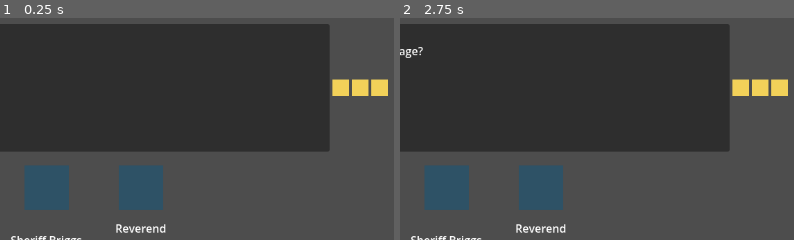
Above: before the commit, frames 1-2 (left to right).
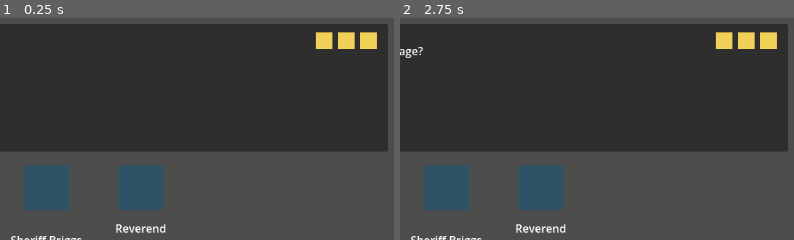
Above: after the commit, the same moments.

Repository: bjorvack/GameDev.tv---Game-Jam-2026-Last-Call
Game: Godot game, scene res://scenes/switchboard.tscn
Same seed, same stepped clock (60 frames per second), same inputs: the game is played once before the commit and once after it. The engine's default icon, where the game draws it, is replaced by a stand-in: a white triangle on a blue panel in a dark square.
Inputs (mouse positions are % of the whole screen's width and height, from its top left):
- Up to frame 1 (0.25 s): no input
- Up to frame 2 (2.75 s): tap Enter at 0.5, 2 s; move the mouse to (72, 44) at 0.52 s; click (72, 44) at 0.67 s; tap Space at 1.25 s; drag from (30, 54) to (45, 70) at 1.27 s; move the mouse to (60, 27) at 2.02 s; click (60, 27) at 2.17 s
The pictures show only the part of the screen within x 50-100%, y 0-50%; the shares and areas given below are measured in that part.

The runs differ from the first frame. In frame 1, 8.7% of the frame differs, in the area x 80-99%, y 2-60%; in frame 2, 8.7%.

Commit message:
Pin patience lights to a fixed top-right position
Moved the Patience HBoxContainer out of TopRow and anchored it directly
to the HUD CanvasLayer's top-right corner so the lights no longer shift
horizontally when the CallerCard hides between calls.

Diff:
--- a/scenes/switchboard.tscn
+++ b/scenes/switchboard.tscn
@@ -23,7 +23,7 @@
 calls = Array[Resource]([ExtResource("7_call01"), ExtResource("8_call02"), ExtResource("9_call03"), ExtResource("10_call04"), ExtResource("11_call05"), ExtResource("12_call06"), ExtResource("13_call07"), ExtResource("14_call08"), ExtResource("15_call09"), ExtResource("16_call10")])
 caller_card = NodePath("HUD/TopBar/TopRow/CallerCard")
 post_box = NodePath("HUD/BottomBar/PostConnectBox")
-patience_container = NodePath("HUD/TopBar/TopRow/Patience")
+patience_container = NodePath("HUD/Patience")
 call_timer = NodePath("HUD/BottomBar/CallTimer")
 
 [node name="Cable" parent="." unique_id=184587881 instance=ExtResource("2_tflt8")]
@@ -111,18 +111,24 @@
 layout_mode = 2
 size_flags_horizontal = 3
 
-[node name="Patience" type="HBoxContainer" parent="HUD/TopBar/TopRow" unique_id=333999525]
-layout_mode = 2
-size_flags_horizontal = 8
-size_flags_vertical = 4
+[node name="Patience" type="HBoxContainer" parent="HUD" unique_id=333999525]
+anchors_preset = 1
+anchor_left = 1.0
+anchor_right = 1.0
+offset_left = -120.0
+offset_top = 24.0
+offset_right = -24.0
+offset_bottom = 56.0
+grow_horizontal = 0
+theme_override_constants/separation = 8
 
-[node name="PatienceLight" parent="HUD/TopBar/TopRow/Patience" unique_id=587441976 instance=ExtResource("5_v2baq")]
+[node name="PatienceLight" parent="HUD/Patience" unique_id=587441976 instance=ExtResource("5_v2baq")]
 layout_mode = 2
 
-[node name="PatienceLight2" parent="HUD/TopBar/TopRow/Patience" unique_id=1899483641 instance=ExtResource("5_v2baq")]
+[node name="PatienceLight2" parent="HUD/Patience" unique_id=1899483641 instance=ExtResource("5_v2baq")]
 layout_mode = 2
 
-[node name="PatienceLight3" parent="HUD/TopBar/TopRow/Patience" unique_id=997110224 instance=ExtResource("5_v2baq")]
+[node name="PatienceLight3" parent="HUD/Patience" unique_id=997110224 instance=ExtResource("5_v2baq")]
 layout_mode = 2
 
 [node name="BottomBar" type="MarginContainer" parent="HUD" unique_id=205405213]
